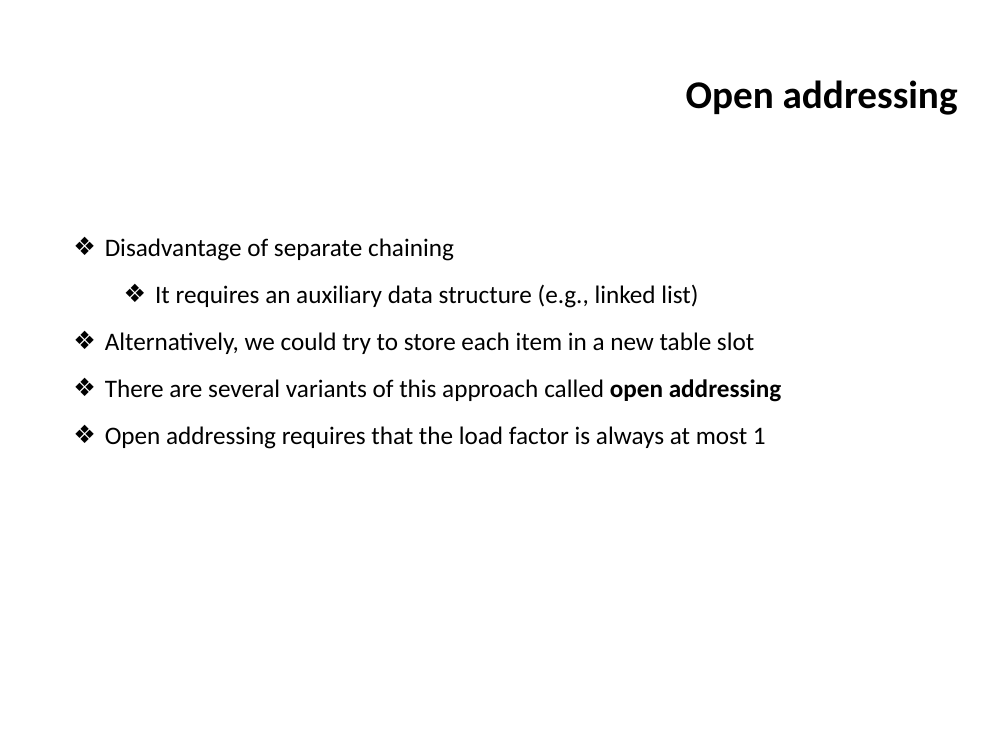
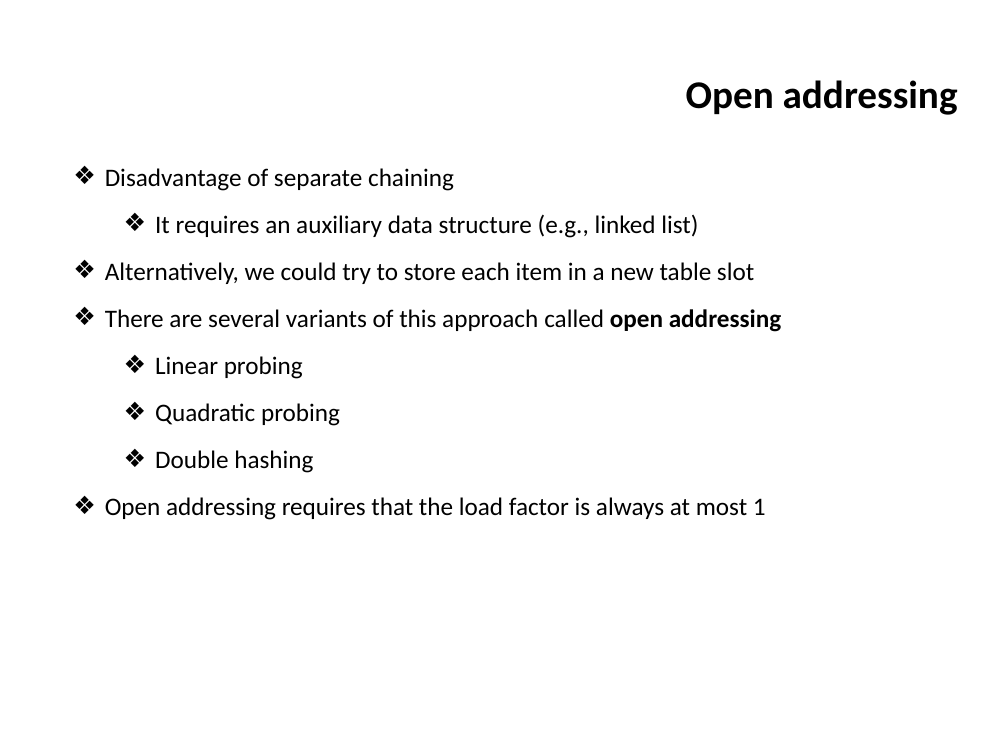
Before and after one commit to ifromm/dsa, a slide deck: slide 31 of slides/unit_5_hashtables.pptx (slide 32 before the commit). Drawn at 1008x756 pixels with LibreOffice and Linux fonts; fonts in the diff are those of the drawing; background and template pictures are left out. Boxes give left, top, right and bottom in pixels: in the first picture for what was removed or moved away, otherwise in the second. Text is boxed around its words. In the diff, an @@ line names an element or a change of style, - is before the commit and + after.

```diff
--- a/slides/unit_5_hashtables.pptx
+++ b/slides/unit_5_hashtables.pptx
@@ text at bbox=[155, 356, 340, 473]: paragraphs added @@
+  ❖ Linear probing
+  ❖ Quadratic probing
+  ❖ Double hashing
```
Also in this commit, not shown: 12 other slides changed, 3 slides removed, 1 other file.
